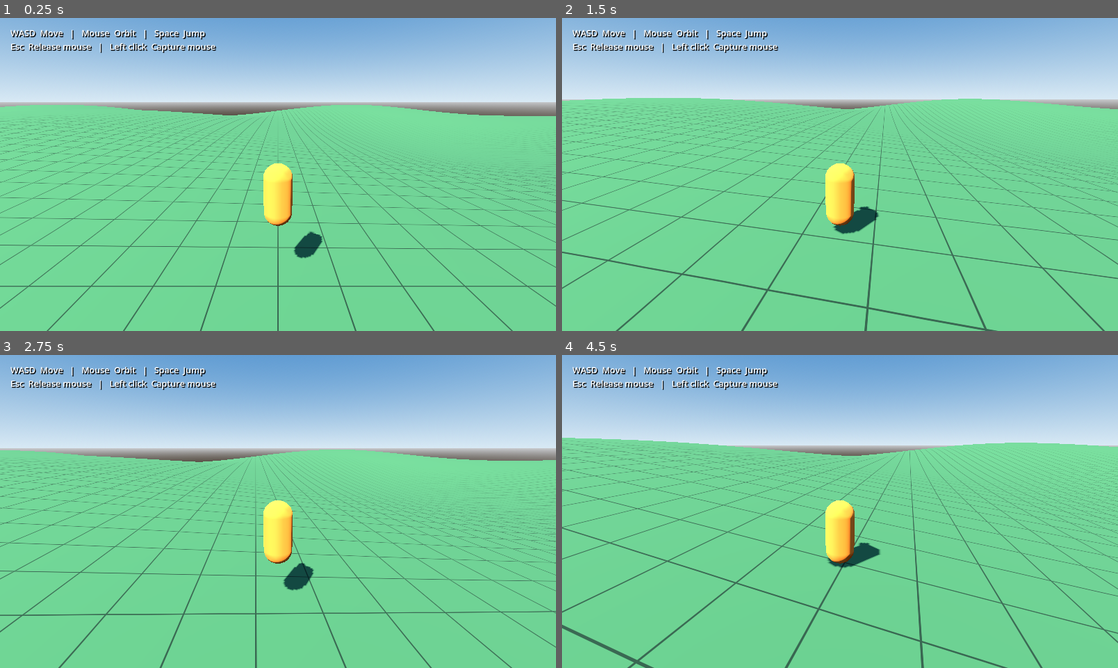
Above: before the commit, frames 1-4 (two rows, left to right).
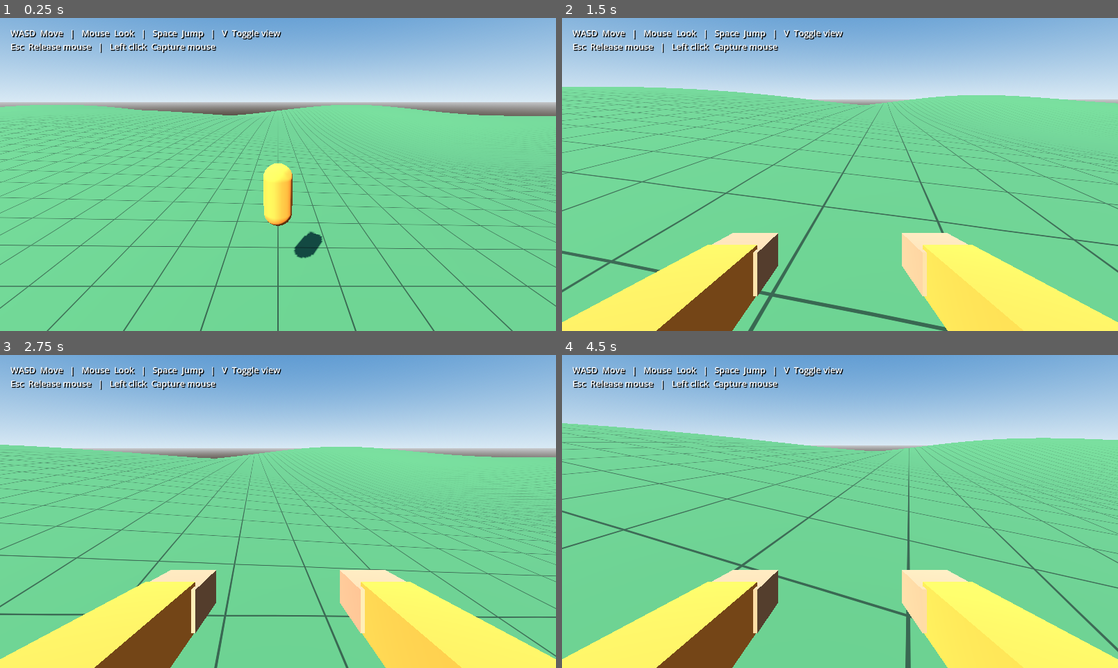
Above: after the commit, the same moments.

Repository: Cdziadul/godot_test_game
Game: Godot game, scene res://scenes/world/main.tscn
The game is run twice, just before and just after one commit, with the same random seed, the same clock (stepped at 60 frames per second) and the same inputs.
Inputs (mouse positions are in pixels of both pictures, inside the frame that each line leads up to):
- Up to frame 1 (0.25 s): no input
- Up to frame 2 (1.5 s): tap Enter at 0.5 s; move the mouse to (867, 174) at 0.52 s; hold V (toggle_view, bound only after the commit) 0.53-1.28 s; hold W (move_forward) from 0.53 s (still down); click (867, 174) at 0.67 s; tap Space (jump) at 0.77, 0.8, 1.07, 1.35 s; move the mouse to (812, 174) at 1.27 s; click (812, 174) at 1.42 s
- Up to frame 3 (2.75 s): keep holding W (move_forward); tap Space (jump) at 1.52, 1.82, 2.3 s; tap V (toggle_view, bound only after the commit) at 1.55 s; move the mouse to (289, 505) at 2.02 s; hold V (toggle_view, bound only after the commit) from 2.03 s (still down); click (289, 505) at 2.17 s
- Up to frame 4 (4.5 s): keep holding W (move_forward); move the mouse to (834, 517) at 2.77 s; release V (toggle_view, bound only after the commit) at 2.78 s; tap V (toggle_view, bound only after the commit) at 2.85, 4.35 s; click (834, 517) at 2.92 s; tap Space (jump) at 3.02, 3.32, 3.6, 3.77, 4.07 s; move the mouse to (878, 514) at 3.52 s; click (878, 514) at 3.67 s; move the mouse to (795, 508) at 4.27 s; click (795, 508) at 4.42 s

The runs differ from the first frame. In frame 1, 0.4% of the frame differs, in the area x 20-51%, y 3-7%; in frame 2, 25%, in the area x 0-100%, y 3-100%; in frame 3, 23%; in frame 4, 25%.

Commit message:
Added optional 1st person view, via V shortcut.

Diff:
--- a/project.godot
+++ b/project.godot
@@ -20,6 +20,8 @@
 window/size/viewport_height=720
 
 [input]
+
+toggle_view={"deadzone": 0.2, "events": [Object(InputEventKey,"physical_keycode":86)]}
 
 move_forward={
 "deadzone": 0.2,
--- a/scenes/player/player.tscn
+++ b/scenes/player/player.tscn
@@ -12,6 +12,13 @@
 albedo_color = Color(0.95, 0.53, 0.16, 1)
 [sub_resource type="BoxMesh" id="Nose"]
 size = Vector3(0.22, 0.22, 0.35)
+
+[sub_resource type="BoxMesh" id="Forearm"]
+size = Vector3(0.12, 0.12, 0.38)
+[sub_resource type="BoxMesh" id="Hand"]
+size = Vector3(0.14, 0.10, 0.17)
+[sub_resource type="StandardMaterial3D" id="Skin"]
+albedo_color = Color(0.72, 0.48, 0.32, 1)
 
 [node name="Player" type="CharacterBody3D"]
 script = ExtResource("1")
@@ -37,3 +44,30 @@
 current = true
 fov = 70.0
 far = 500.0
+
+[node name="FirstPersonCamera" type="Camera3D" parent="CameraRig"]
+fov = 70.0
+near = 0.03
+far = 500.0
+[node name="Hands" type="Node3D" parent="CameraRig/FirstPersonCamera"]
+visible = false
+[node name="LeftForearm" type="MeshInstance3D" parent="CameraRig/FirstPersonCamera/Hands"]
+position = Vector3(-0.26, -0.23, -0.35)
+mesh = SubResource("Forearm")
+material_override = SubResource("Material")
+cast_shadow = 0
+[node name="RightForearm" type="MeshInstance3D" parent="CameraRig/FirstPersonCamera/Hands"]
+position = Vector3(0.26, -0.23, -0.35)
+mesh = SubResource("Forearm")
+material_override = SubResource("Material")
+cast_shadow = 0
+[node name="LeftHand" type="MeshInstance3D" parent="CameraRig/FirstPersonCamera/Hands"]
+position = Vector3(-0.26, -0.23, -0.60)
+mesh = SubResource("Hand")
+material_override = SubResource("Skin")
+cast_shadow = 0
+[node name="RightHand" type="MeshInstance3D" parent="CameraRig/FirstPersonCamera/Hands"]
+position = Vector3(0.26, -0.23, -0.60)
+mesh = SubResource("Hand")
+material_override = SubResource("Skin")
+cast_shadow = 0
--- a/scenes/world/main.tscn
+++ b/scenes/world/main.tscn
@@ -35,4 +35,4 @@
 theme_override_constants/shadow_offset_x = 2
 theme_override_constants/shadow_offset_y = 2
 theme_override_font_sizes/font_size = 20
-text = "WASD  Move   |   Mouse  Orbit   |   Space  Jump\nEsc  Release mouse   |   Left click  Capture mouse"
+text = "WASD  Move   |   Mouse  Look   |   Space  Jump   |   V  Toggle view\nEsc  Release mouse   |   Left click  Capture mouse"
--- a/scripts/player/orbit_camera.gd
+++ b/scripts/player/orbit_camera.gd
@@ -5,16 +5,27 @@
 @export_range(0.0, 89.0) var maximum_pitch: float = 25.0
 @export var initial_pitch: float = -18.0
 @export var camera_distance: float = 6.0
+@export var start_in_first_person: bool = false
+@export var first_person_eye_height: float = 1.65
 
 @onready var arm: SpringArm3D = $SpringArm3D
+@onready var third_person_camera: Camera3D = $SpringArm3D/Camera3D
+@onready var first_person_camera: Camera3D = $FirstPersonCamera
+@onready var body_visual: Node3D = get_parent().get_node("Visual")
+var first_person: bool = false
+var third_person_height: float
 
 func _ready() -> void:
 	arm.rotation.x = deg_to_rad(initial_pitch)
 	arm.spring_length = camera_distance
 	arm.add_excluded_object(get_parent().get_rid())
+	third_person_height = position.y
+	set_first_person(start_in_first_person)
 	Input.mouse_mode = Input.MOUSE_MODE_CAPTURED
 
 func _unhandled_input(event: InputEvent) -> void:
+	if event.is_action_pressed("toggle_view"):
+		set_first_person(not first_person)
 	if event is InputEventKey and event.pressed and event.keycode == KEY_ESCAPE:
 		Input.mouse_mode = Input.MOUSE_MODE_VISIBLE
 	if event is InputEventMouseButton and event.pressed and event.button_index == MOUSE_BUTTON_LEFT:
@@ -25,3 +36,15 @@
 func orbit(relative: Vector2) -> void:
 	rotation.y -= relative.x * mouse_sensitivity
 	arm.rotation.x = clampf(arm.rotation.x - relative.y * mouse_sensitivity, deg_to_rad(minimum_pitch), deg_to_rad(maximum_pitch))
+	first_person_camera.rotation.x = arm.rotation.x
+
+func set_first_person(enabled: bool) -> void:
+	first_person = enabled
+	position.y = first_person_eye_height if enabled else third_person_height
+	body_visual.visible = not enabled
+	first_person_camera.get_node("Hands").visible = enabled
+	first_person_camera.rotation.x = arm.rotation.x
+	if enabled:
+		first_person_camera.make_current()
+	else:
+		third_person_camera.make_current()
--- a/tests/smoke_test.gd
+++ b/tests/smoke_test.gd
@@ -31,11 +31,40 @@
 	if not check(player.is_on_floor(), "Player lands after jumping"):
 		return
 	var rig := player.get_node("CameraRig") as Node3D
+	var toggle := InputEventKey.new()
+	toggle.physical_keycode = KEY_V
+	toggle.pressed = true
+	var saved_position := player.position
+	var saved_yaw := rig.rotation.y
+	rig._unhandled_input(toggle)
+	if not check(rig.first_person and rig.first_person_camera.current and not player.get_node("Visual").visible and rig.first_person_camera.get_node("Hands").visible, "V activates first person with hands and hidden body"):
+		return
+	if not check(player.position == saved_position and rig.rotation.y == saved_yaw, "Switch preserves player position and yaw"):
+		return
+	Input.action_press("move_forward")
+	Input.action_press("jump")
+	await physics_frame
+	await physics_frame
+	Input.action_release("jump")
+	if not check(player.velocity.y > 0.0, "First-person jump works"):
+		return
+	for frame in range(60):
+		await physics_frame
+	Input.action_release("move_forward")
+	if not check(player.position.z < saved_position.z - 3.0, "First-person movement works"):
+		return
 	rig.orbit(Vector2(100, 10000))
 	if not check(rig.rotation.y < 0.0, "Mouse changes orbit yaw"):
 		return
 	var arm := rig.get_node("SpringArm3D") as SpringArm3D
 	if not check(is_equal_approx(arm.rotation.x, deg_to_rad(rig.minimum_pitch)), "Camera pitch is clamped"):
+		return
+	var saved_pitch: float = rig.first_person_camera.rotation.x
+	saved_yaw = rig.rotation.y
+	rig._unhandled_input(toggle)
+	if not check(not rig.first_person and rig.third_person_camera.current and player.get_node("Visual").visible and not rig.first_person_camera.get_node("Hands").visible, "V restores third person and body"):
+		return
+	if not check(is_equal_approx(saved_pitch, arm.rotation.x) and is_equal_approx(saved_yaw, rig.rotation.y), "Return to third person preserves look direction"):
 		return
 	player.position.y = -40.0
 	await physics_frame
Not shown: 1 places in scenes/player/player.tscn that only renumber resources
Not shown, changed: README.md
